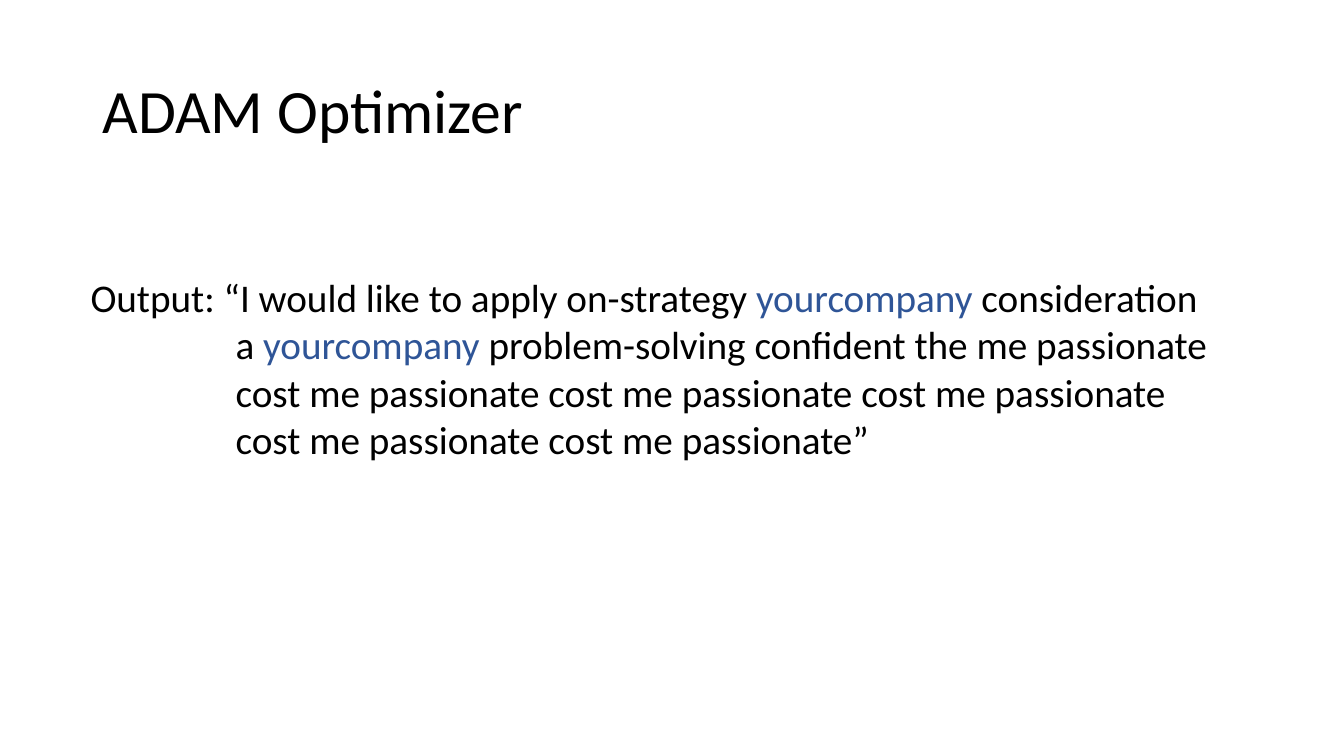
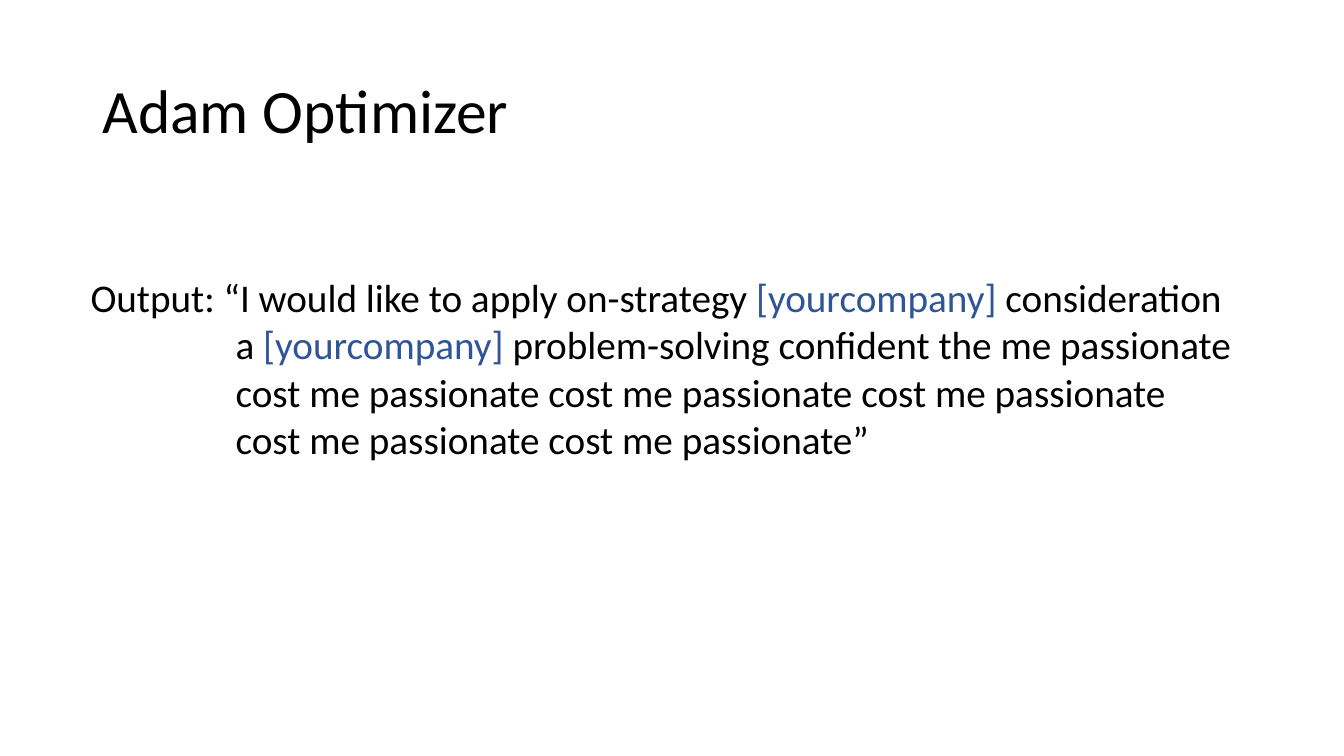
Before and after one commit to rhkhoo/Cover_Letter_Generator, a slide deck: slide 11 of Cover Letter Generator Using NLP and Deep Learning.pptx (slide 9 before the commit). Drawn at 1344x756 pixels with LibreOffice and Linux fonts; fonts in the diff are those of the drawing. Boxes give left, top, right and bottom in pixels: in the first picture for what was removed or moved away, otherwise in the second. Text is boxed around its words. In the diff, an @@ line names an element or a change of style, - is before the commit and + after.

```diff
--- a/Cover Letter Generator Using NLP and Deep Learning.pptx
+++ b/Cover Letter Generator Using NLP and Deep Learning.pptx
@@ title at box(102, 90, 508, 143): text changed @@
-ADAM Optimizer
+Adam Optimizer
@@ text at box(91, 283, 1231, 366): text changed @@
-Output: “I would like to apply on-strategy yourcompany consideration
-a yourcompany problem-solving confident the me passionate
+Output: “I would like to apply on-strategy [yourcompany] consideration
+a [yourcompany] problem-solving confident the me passionate
```
Also in this commit, not shown: 2 other slides changed, 2 slides added, 1 other file.
